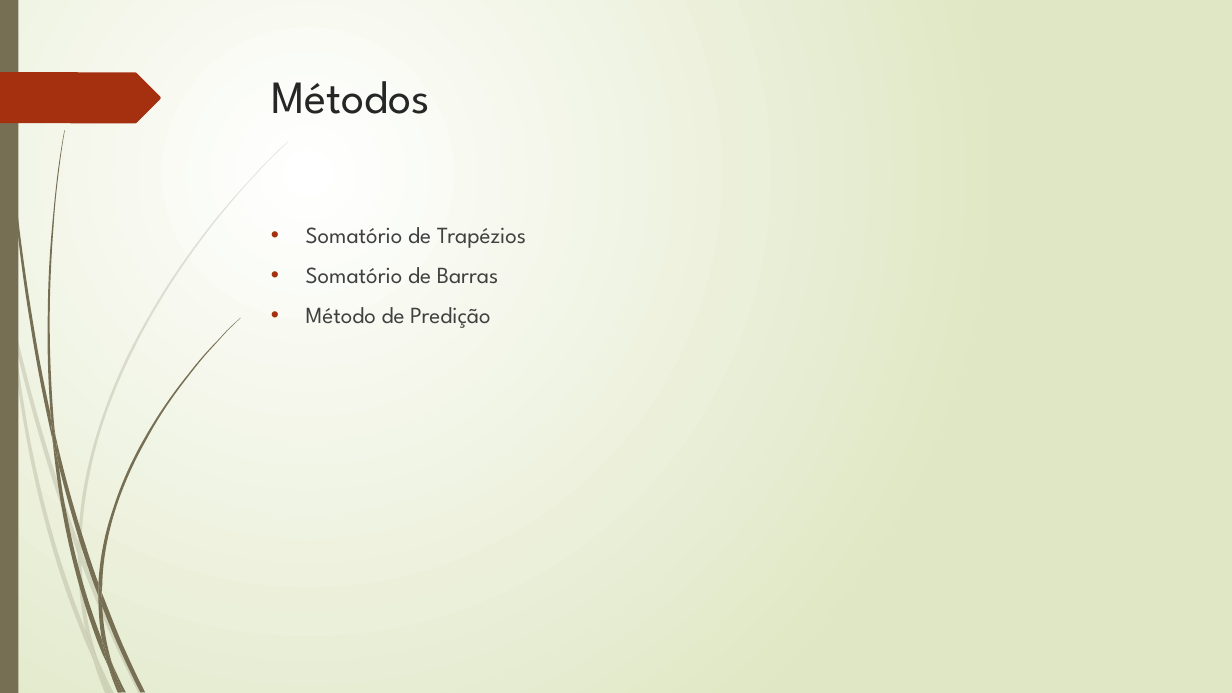
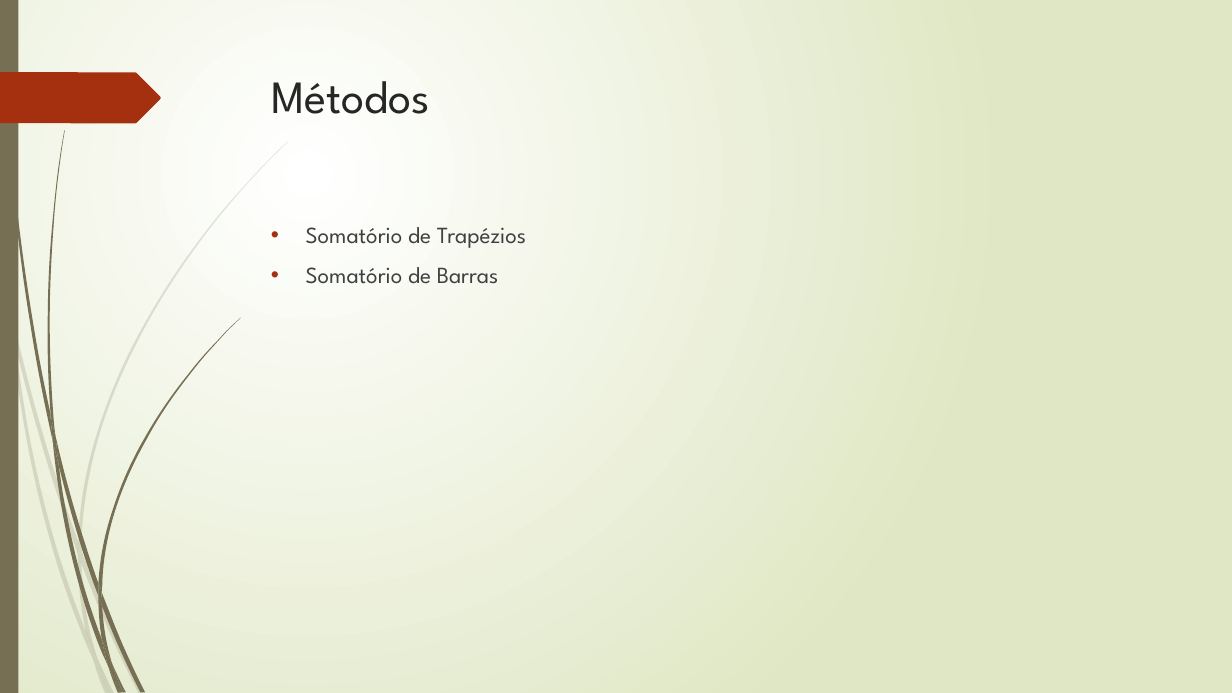
Before and after one commit to sandoval/mag1, a slide deck: slide 3 of Apresentaçao/Vitor/Integral Computacional.pptx. Drawn at 1232x693 pixels with LibreOffice and Linux fonts; fonts in the diff are those of the drawing. Boxes give left, top, right and bottom in pixels: in the first picture for what was removed or moved away, otherwise in the second. Text is boxed around its words. In the diff, an @@ line names an element or a change of style, - is before the commit and + after.

```diff
--- a/Apresentaçao/Vitor/Integral Computacional.pptx
+++ b/Apresentaçao/Vitor/Integral Computacional.pptx
@@ text at (x1=306, y1=307, x2=490, y2=328): paragraph removed @@
-• Método de Predição
```
Also in this commit, not shown: 3 other slides changed, 5 slides removed.
